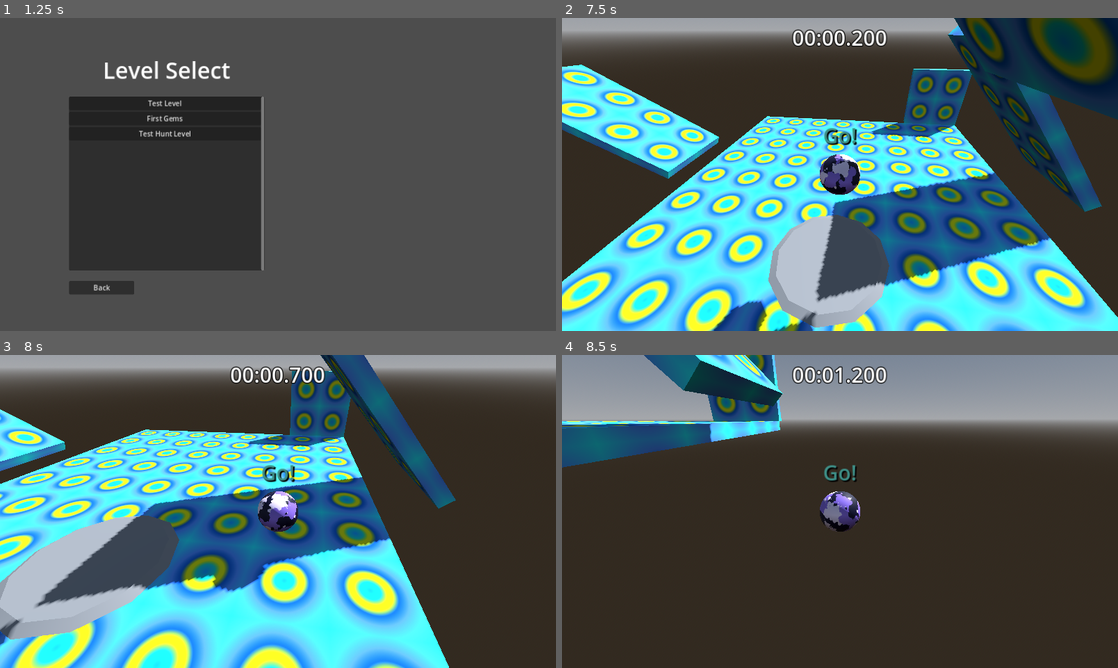
Above: before the commit, frames 1-4 (two rows, left to right).
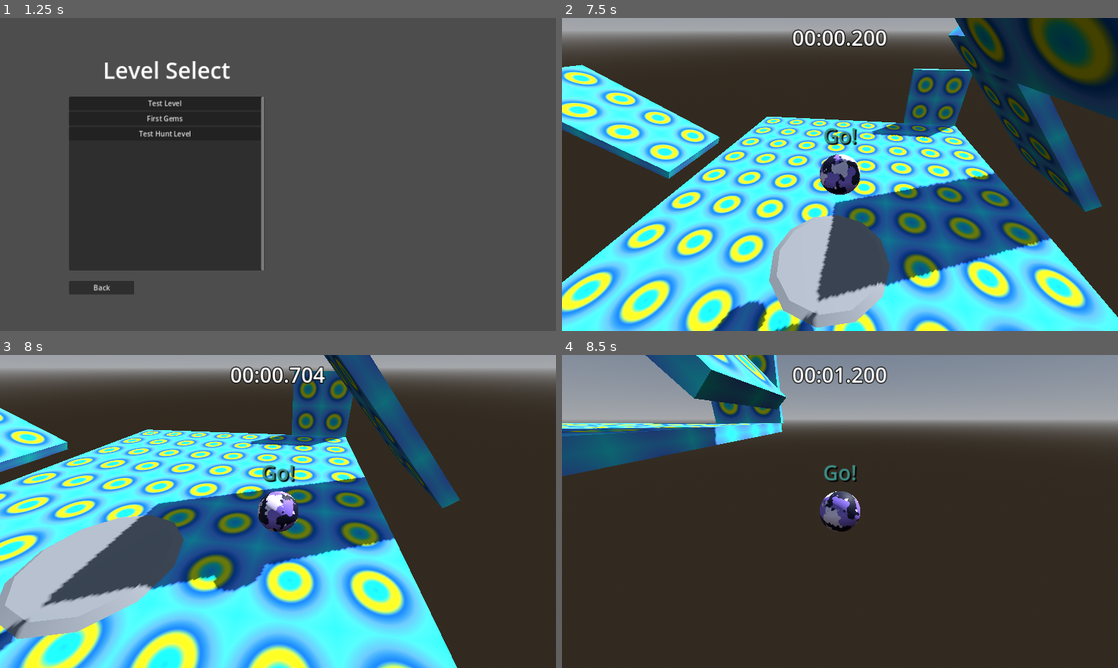
Above: after the commit, the same moments.

Repository: thearst3rd/godot4-marble-game
Game: Godot game, scene res://src/states/menu/main_menu.tscn
Same seed, same stepped clock (60 frames per second), same inputs: the game is played once before the commit and once after it.
Inputs (mouse positions are in pixels of both pictures, inside the frame that each line leads up to):
- Up to frame 1 (1.25 s): click "Play" at 0.5 s
- Up to frame 2 (7.5 s): click "Test Level" at 1.25 s; tap Enter at 2 s; move the mouse to (867, 174) at 2.02 s; hold W (forward) 2.03-7.28 s; tap Down (camera_down) at 2.1, 5.85 s; tap Space (jump) at 2.27, 3.02, 4.52, 5.27, 6.02 s; tap R (restart) every 0.75 s from 2.75 to 5.75 s; move the mouse to (812, 174) at 2.77 s; tap Left (camera_left) at 2.85, 6.6 s; move the mouse to (851, 168) at 3.52 s; tap Right (camera_right) at 3.6, 7.35 s; move the mouse to (834, 180) at 4.27 s; tap Up (camera_up) at 4.35 s; move the mouse to (878, 177) at 5.02 s; click (878, 177) at 5.1 s; move the mouse to (795, 171) at 5.77 s; move the mouse to (845, 174) at 6.52 s; move the mouse to (817, 168) at 7.27 s; hold D (right) from 7.28 s (still down)
- Up to frame 3 (8 s): keep holding D (right); tap Space (jump) at 7.52 s
- Up to frame 4 (8.5 s): move the mouse to (867, 511) at 8.02 s; release D (right) at 8.03 s; hold W (forward) from 8.03 s (still down); tap Up (camera_up) at 8.1 s; tap Space (jump) at 8.27 s

Frame 1 is identical in both runs. In frame 2, 4.5% of the frame differs, in the area x 0-100%, y 0-100%; in frame 3, 21%, in the area x 0-83%, y 0-100%; in frame 4, 3.5%.

Commit message:
Marble interpolation and tickrate change

Diff:
--- a/project.godot
+++ b/project.godot
@@ -198,5 +198,5 @@
 
 [physics]
 
-common/physics_ticks_per_second=240
+common/physics_ticks_per_second=125
 3d/default_gravity=30.0
--- a/src/objects/marble.gd
+++ b/src/objects/marble.gd
@@ -21,8 +21,13 @@
 var is_level_finished := false
 var finish_point: Vector3
 
-@onready var center_node: Node3D = $CenterNode
-@onready var spring_arm: SpringArm3D = $CenterNode/SpringArm3D
+# For interpolation
+var prev_transform: Transform3D
+var current_transform: Transform3D
+
+@onready var mesh_instance: MeshInstance3D = %MeshInstance3D
+@onready var center_node: Node3D = %CenterNode
+@onready var spring_arm: SpringArm3D = %SpringArm3D
 
 
 func _ready() -> void:
@@ -32,19 +37,28 @@
 	center_node.top_level = true
 	center_node.position = position
 	center_node.rotation = Vector3.ZERO
+	mesh_instance.top_level = true
 	Input.mouse_mode = Input.MOUSE_MODE_CAPTURED
 
 	if player_controller == null:
 		set_player_controller(PlayerController.new())
 
+	current_transform = transform
+	prev_transform = transform
+
 
 func _process(delta: float) -> void:
+	if transform != current_transform:
+		prev_transform = current_transform
+		current_transform = transform
+	var interp_transform := prev_transform.interpolate_with(transform, Engine.get_physics_interpolation_fraction())
+	mesh_instance.transform = interp_transform
 	if is_level_finished:
 		center_node.position = lerp(center_node.position, finish_point, delta)
 		spring_arm.rotation.x = lerp(spring_arm.rotation.x, deg_to_rad(-25), 3 * delta)
 		return
 
-	center_node.position = position
+	center_node.position = interp_transform.origin
 	# Use a workaround to use support both analog+digital actions until
 	# https://github.com/godotengine/godot/issues/45628 gets merged
 	var cameradir := player_controller.get_camera_direction()
--- a/src/objects/marble.tscn
+++ b/src/objects/marble.tscn
@@ -25,14 +25,17 @@
 script = ExtResource("1_ajff0")
 
 [node name="MeshInstance3D" type="MeshInstance3D" parent="."]
+unique_name_in_owner = true
 mesh = SubResource("SphereMesh_wbonb")
 
 [node name="CollisionShape3D" type="CollisionShape3D" parent="."]
 shape = SubResource("SphereShape3D_rbvun")
 
 [node name="CenterNode" type="Node3D" parent="."]
+unique_name_in_owner = true
 
 [node name="SpringArm3D" type="SpringArm3D" parent="CenterNode"]
+unique_name_in_owner = true
 transform = Transform3D(1, 0, 0, 0, 0.906308, 0.422618, 0, -0.422618, 0.906308, 0, 0, 0)
 spring_length = 5.0
 margin = 0.1
--- a/src/states/game/gui.gd
+++ b/src/states/game/gui.gd
@@ -21,13 +21,32 @@
 
 
 func update_time_display(ticks: int) -> void:
-	@warning_ignore("integer_division")
-	var minutes := absi(ticks / (60 * Engine.physics_ticks_per_second))
-	var non_minute_ticks := ticks % (60 * Engine.physics_ticks_per_second)
-	@warning_ignore("integer_division")
-	var seconds := absi(non_minute_ticks / Engine.physics_ticks_per_second)
-	var non_second_ticks := ticks % Engine.physics_ticks_per_second
-	@warning_ignore("integer_division")
-	var milliseconds := absi(non_second_ticks * 1000 / Engine.physics_ticks_per_second)
-	var neg_sign := "" if ticks >= 0 else "-"
+	var neg_sign := ""
+	if ticks < 0:
+		neg_sign = "-"
+		ticks = -ticks
+	var minutes: int
+	var seconds: int
+	var milliseconds: int
+	if 1000 % Engine.physics_ticks_per_second != 0:
+		# Keep this case around in case I change the tickrate. I want it to have an integer number of milliseconds per
+		# tick (125 tps) but maybe I'll change that
+		@warning_ignore("integer_division")
+		minutes = ticks / (60 * Engine.physics_ticks_per_second)
+		var non_minute_ticks := ticks % (60 * Engine.physics_ticks_per_second)
+		@warning_ignore("integer_division")
+		seconds = non_minute_ticks / Engine.physics_ticks_per_second
+		var non_second_ticks := ticks % Engine.physics_ticks_per_second
+		@warning_ignore("integer_division")
+		milliseconds = non_second_ticks * 1000 / Engine.physics_ticks_per_second
+	else:
+		@warning_ignore("integer_division")
+		var total_milliseconds: int = ticks * (1000 / Engine.physics_ticks_per_second)
+		#total_milliseconds += floor(1000.0 * Engine.get_physics_interpolation_fraction() / float(Engine.physics_ticks_per_second))
+		milliseconds = total_milliseconds % 1000
+		@warning_ignore("integer_division")
+		seconds = (total_milliseconds / 1000) % 60
+		@warning_ignore("integer_division")
+		minutes = (total_milliseconds / (60 * 1000))
+
 	%TimeDisplay.text = "%s%02d:%02d.%03d" % [neg_sign, minutes, seconds, milliseconds]
